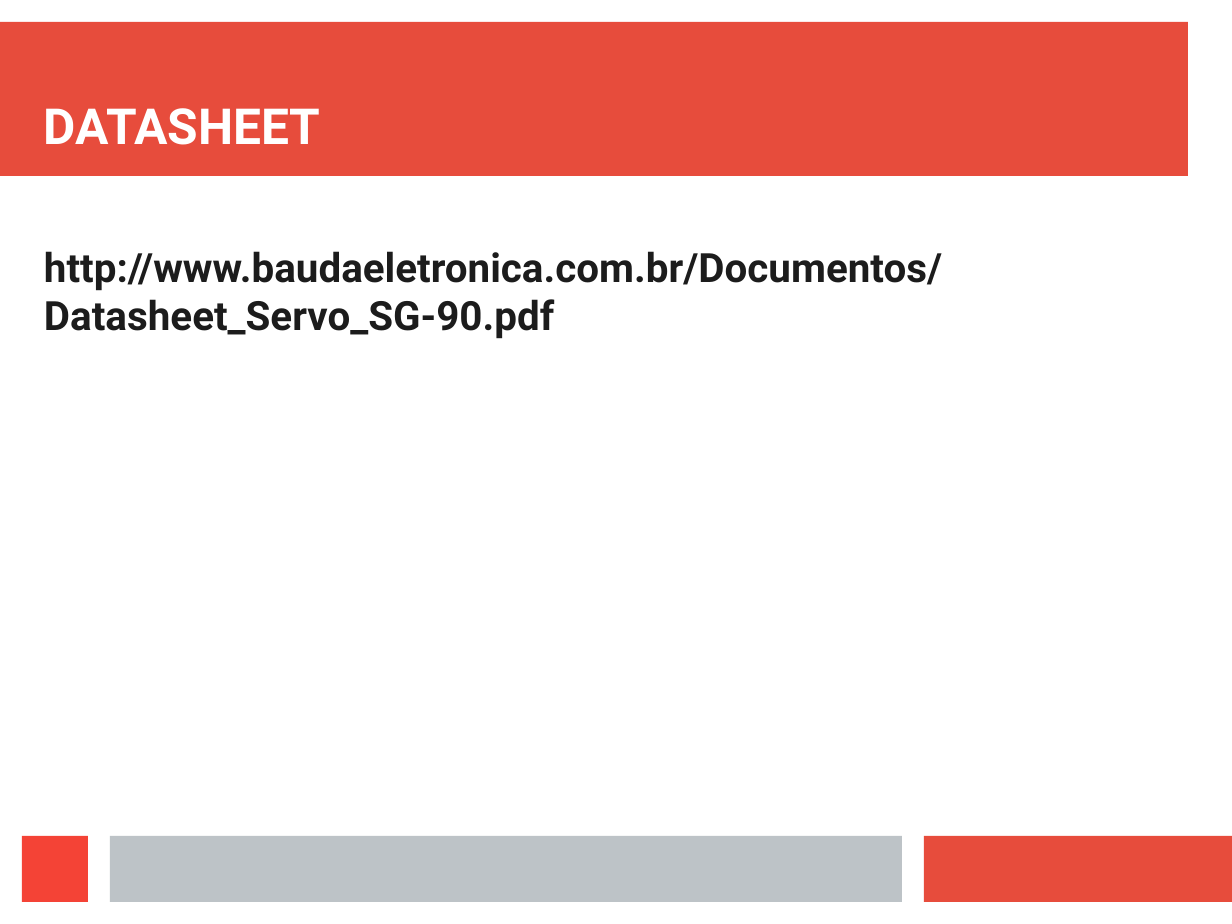
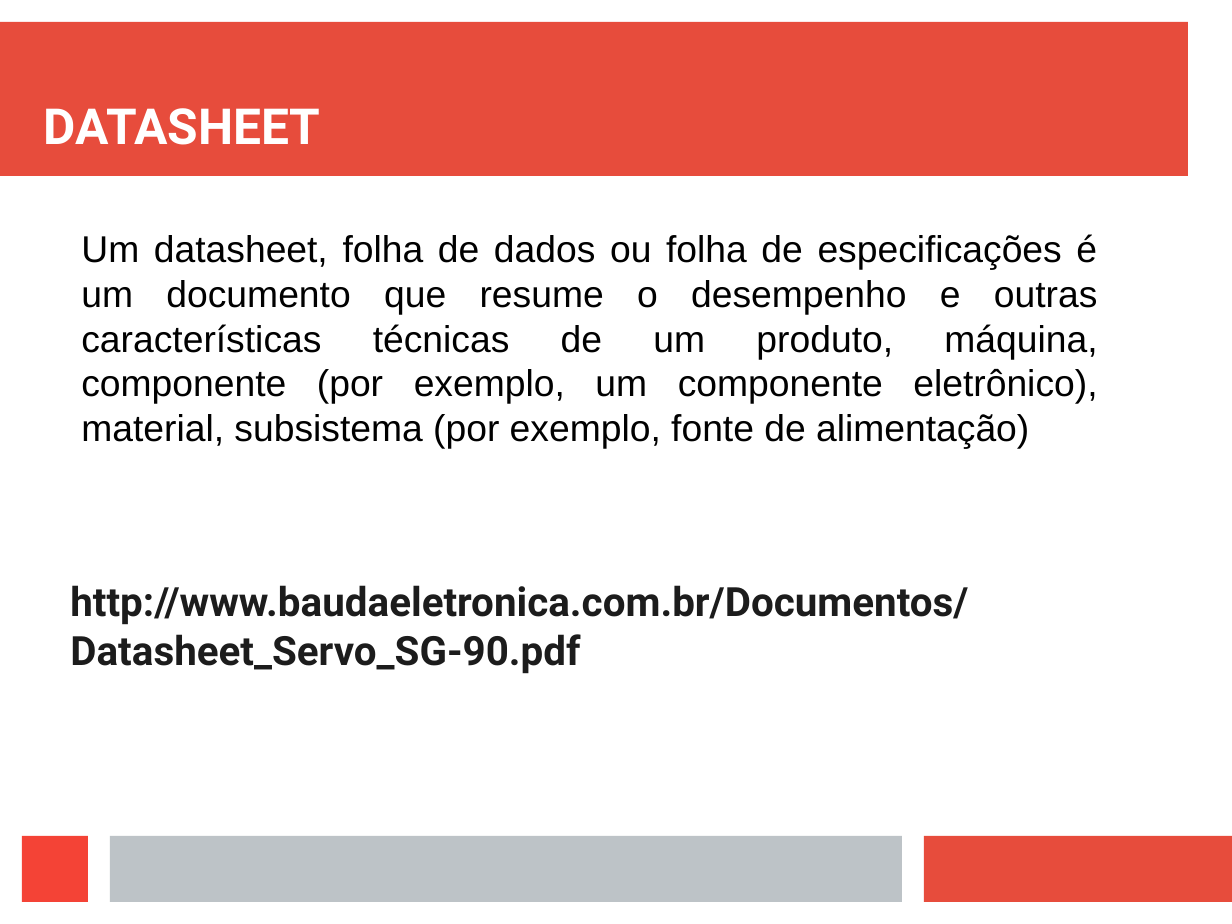
Before and after one commit to vanderfranco/arduino_curso, a slide deck: slide 7 of apr4.odp. Drawn at 1232x924 pixels with LibreOffice and Linux fonts; fonts in the diff are those of the drawing. Boxes give left, top, right and bottom in pixels: in the first picture for what was removed or moved away, otherwise in the second. Text is boxed around its words. In the diff, an @@ line names an element or a change of style, - is before the commit and + after.

Commit message:
servo_motor_apresetacao

```diff
--- a/apr4.odp
+++ b/apr4.odp
@@ text added at box(81, 234, 1097, 449), 24 pt, text #000000 @@
+Um datasheet, folha de dados ou folha de especificações é um documento que resume o desempenho e outras características técnicas de um produto, máquina, componente (por exemplo, um componente eletrônico), material, subsistema (por exemplo, fonte de alimentação)
@@ text "http://www.baudaeletronica.com.br/Documentos/Datasheet_Servo ...": place and size @@
-text "http://www.baudaeletronica.com.br/Documentos/Datasheet_Servo ..." at box(44, 251, 942, 339)
+text "http://www.baudaeletronica.com.br/Documentos/Datasheet_Servo ..." at box(70, 585, 968, 674)
```
Also in this commit, not shown: 2 slides added, 10 slides removed, 2 other files.
